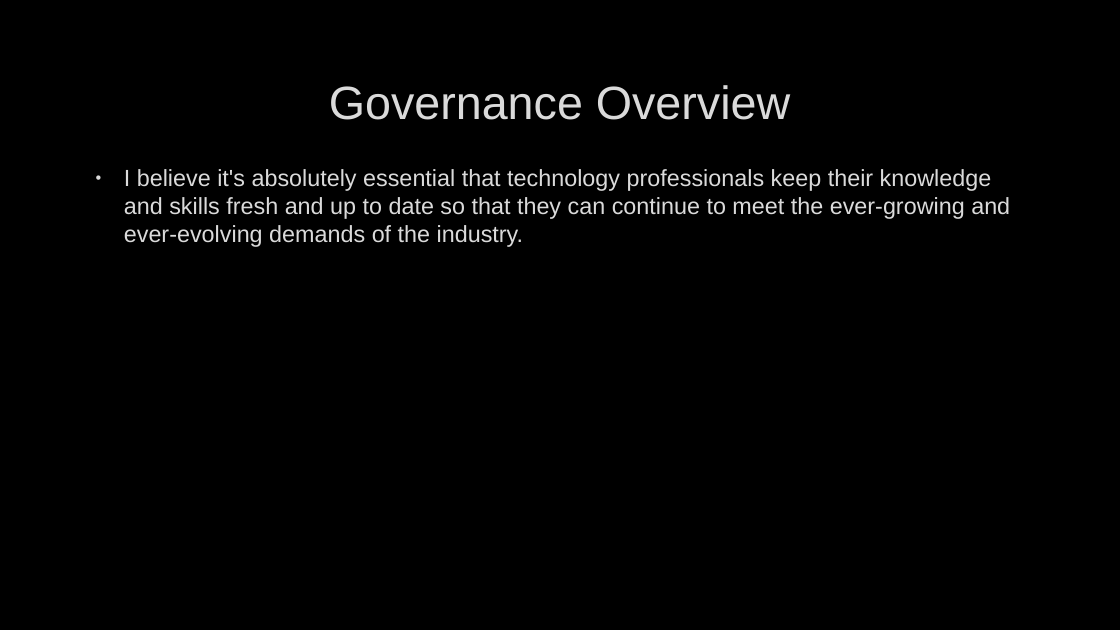
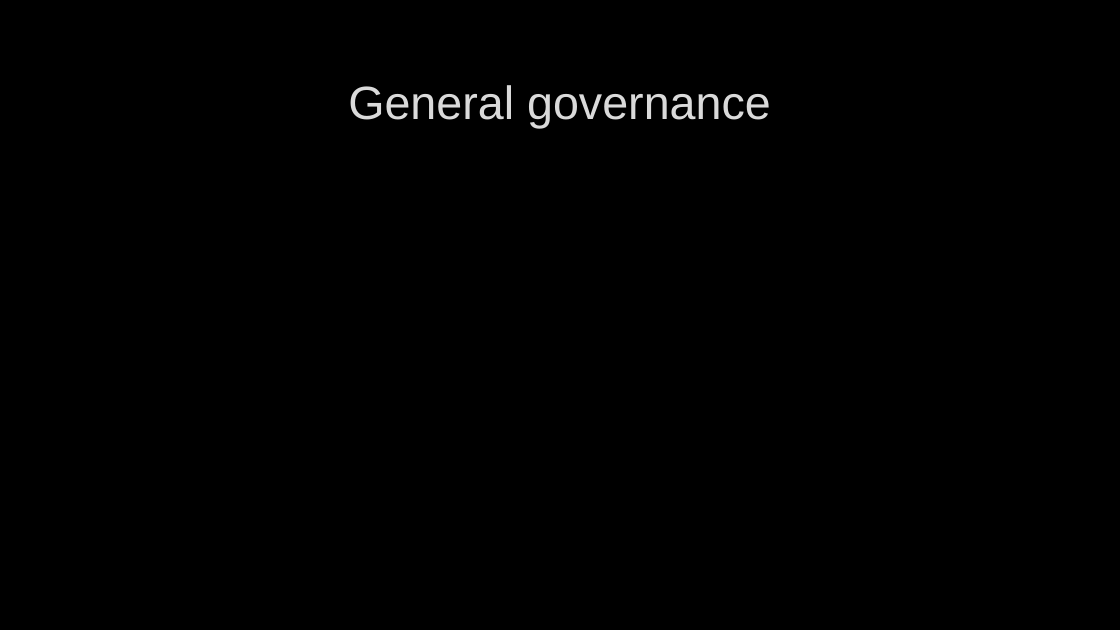
Before and after one commit to deveshbatra/genai_group1, a slide deck: slide 5 of GPTA4_tech.pptx. Drawn at 1120x630 pixels with LibreOffice and Linux fonts; fonts in the diff are those of the drawing; background and template pictures are left out. Boxes give left, top, right and bottom in pixels: in the first picture for what was removed or moved away, otherwise in the second. Text is boxed around its words. In the diff, an @@ line names an element or a change of style, - is before the commit and + after.

```diff
--- a/GPTA4_tech.pptx
+++ b/GPTA4_tech.pptx
@@ title at [348,85,771,128]: text changed @@
-Governance Overview
+General governance
@@ text removed at [124,169,1010,247] @@
-• I believe it's absolutely essential that technology professionals keep their knowledge and skills fresh and up to date so that they can continue to meet the ever-growing and ever-evolving demands of the industry.
```
Also in this commit, not shown: 13 other slides changed, 2 other files.
